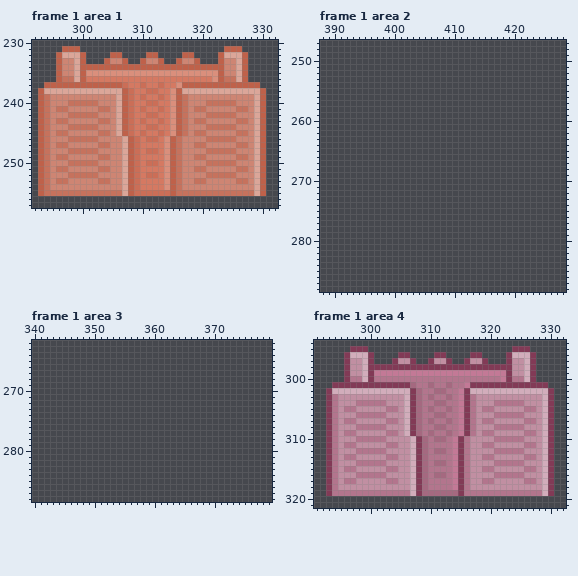
Pixel-art file: Resources/SpriteSheet.aseprite. The picture above was drawn from the file before the commit.
432x384 pixels, 13 frames. Colours within 5 levels of each other are drawn and written as one. Shown: frame 1 area 1: x 292..332, y 230..257; frame 1 area 2: x 388..428, y 247..288; frame 1 area 3: x 340..379, y 262..288; frame 1 area 4: x 291..332, y 294..321. The old version is drawn lined up with the new one, on the new canvas. The commit also changed other frames or places, which this record leaves out.
After:
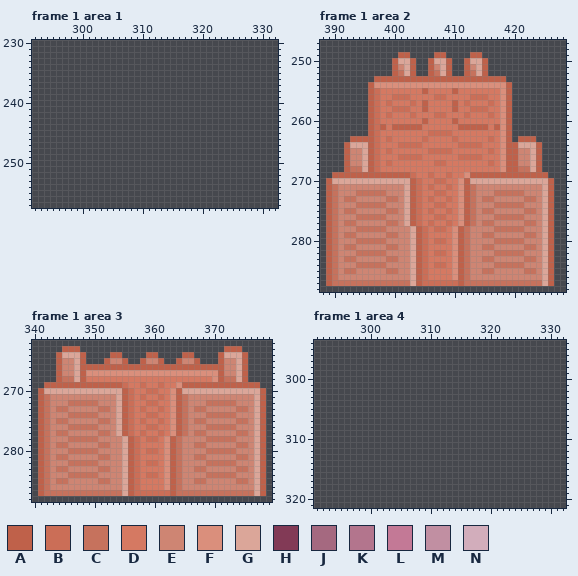
Palette (. is transparent): A #bf614a  B #cb6e57  C #c6725d  D #d57962  E #ce8573  F #da8f7c  G #dba699  H #823a56  J #a56980  K #b3758d  L #c37996  M #c18fa2  N #d2adbb
From old to new:
canvas 432x384 -> 780x384
Changed rows in their new state; - is an unchanged pixel.
Frame 1 area 1:
first column x 293:
231 ----...------------------------...----
232 ---.....----..----..----..----.....---
233 ---.....---....--....--....---.....---
234 ---................................---
235 ---................................---
236 ---................................---
237 -....................................-
238 ......................................
239 ......................................
240 ......................................
241 ......................................
242 ......................................
243 ......................................
244 ......................................
245 ......................................
246 ......................................
247 ......................................
248 ......................................
249 ......................................
250 ......................................
251 ......................................
252 ......................................
253 ......................................
254 ......................................
255 ......................................
Frame 1 area 2:
first column x 389:
249 ------------AA----AA----AA------------
250 -----------AGGA--AGGA--AGGA-----------
251 -----------AEGA--AEGA--AEGA-----------
252 -----------ACGA--ACGA--ACGA-----------
253 --------AAAAAAAAAAAAAAAAAAAAAA--------
254 -------AFFFFFFFFFFFFFFFFFFFFFFA-------
255 -------ABDDDDDDDADDDDADDDDDDDFA-------
256 -------ABDDBBBDDDDBBDDDDBBBDDFA-------
257 -------ABDBDDDBDADDDDADBDDDBDFA-------
258 -------ABDDBBBDDADDDDADDBBBDDFA-------
259 -------ABDBDDDBDDDBBDDDBDDDBDFA-------
260 -------ABDDDDDDDADDDDADDDDDDDFA-------
261 -------ABADAAAAADDDDDDAAAAADAFA-------
262 -------ABDDDDDDDDBBBBDDDDDDDDFA-------
263 ----AAAABDBDDDDDBDDDDBDDDDDBDFA-AAA---
264 ---AGGGABDDDBBBBDDDDDDBBBBDDDFAAGGGA--
265 ---AEEGABDBDDDDDDBBBBDDDDDDBDFAAEEGA--
266 ---AEEGABDDDBBBBDDDDDDBBBBDDDFAAEEGA--
267 ---AEEGABDBDDDDDDDBBDDDDDDDBDFAAEEGA--
268 ---ACCGABDDDDDDDDDDDDDDDDDDDDFAACCGA--
269 -AAAAAAAAAAAAABDDBDDBDDFAAAAAAAAAAAAA-
270 AGGGGGGGGGGGGGABDDBBDDFAGGGGGGGGGGGGGA
271 ACEEEEEEEEEEEGABDBDDBDFACEEEEEEEEEEEGA
272 ACEEECCCCCEEEGABDDBBDDFACEEECCCCCEEEGA
273 ACECCEEEEECCEGABDBDDBDFACECCEEEEECCEGA
274 ACEEECCCCCEEEGABDDBBDDFACEEECCCCCEEEGA
275 ACECCEEEEECCEGABDBDDBDFACECCEEEEECCEGA
276 ACEEECCCCCEEEGABDDBBDDFACEEECCCCCEEEGA
277 ACECCEEEEECCEGABDBDDBDFACECCEEEEECCEGA
278 ACEEECCCCCEEEEGABDBBDFACEEEECCCCCEEEGA
279 ACECCEEEEECCEEGABDDDDFACEECCEEEEECCEGA
280 ACEEECCCCCEEEEGABDBBDFACEEEECCCCCEEEGA
281 ACECCEEEEECCEEGABDDDDFACEECCEEEEECCEGA
282 ACEEECCCCCEEEEGABDBBDFACEEEECCCCCEEEGA
283 ACECCEEEEECCEEGABDDDDFACEECCEEEEECCEGA
284 ACEEECCCCCEEEEGABDBBDFACEEEECCCCCEEEGA
285 ACECCEEEEECCEEGABDDDDFACEECCEEEEECCEGA
286 ACEEEEEEEEEEEEGABDDDDFACEEEEEEEEEEEEGA
287 ACCCCCCCCCCCCCGABBBBBBACCCCCCCCCCCCCGA
Frame 1 area 3:
first column x 341:
263 ----AAA------------------------AAA----
264 ---AGGGA----AA----AA----AA----AGGGA---
265 ---AEEGA---AEEA--AEEA--AEEA---AEEGA---
266 ---AEEGAAAAAAAAAAAAAAAAAAAAAAAAEEGA---
267 ---AEEGAFFFFFFFFFFFFFFFFFFFFFFAEEGA---
268 ---ACCGADDDDDDDDDDDDDDDDDDDDDFACCGA---
269 -AAAAAAAAAAAAABDDBDDBDDFAAAAAAAAAAAAA-
270 AGGGGGGGGGGGGGABDDBBDDFAGGGGGGGGGGGGGA
271 ACEEEEEEEEEEEGABDBDDBDFACEEEEEEEEEEEGA
272 ACEEECCCCCEEEGABDDBBDDFACEEECCCCCEEEGA
273 ACECCEEEEECCEGABDBDDBDFACECCEEEEECCEGA
274 ACEEECCCCCEEEGABDDBBDDFACEEECCCCCEEEGA
275 ACECCEEEEECCEGABDBDDBDFACECCEEEEECCEGA
276 ACEEECCCCCEEEGABDDBBDDFACEEECCCCCEEEGA
277 ACECCEEEEECCEGABDBDDBDFACECCEEEEECCEGA
278 ACEEECCCCCEEEEGABDBBDFACEEEECCCCCEEEGA
279 ACECCEEEEECCEEGABDDDDFACEECCEEEEECCEGA
280 ACEEECCCCCEEEEGABDBBDFACEEEECCCCCEEEGA
281 ACECCEEEEECCEEGABDDDDFACEECCEEEEECCEGA
282 ACEEECCCCCEEEEGABDBBDFACEEEECCCCCEEEGA
283 ACECCEEEEECCEEGABDDDDFACEECCEEEEECCEGA
284 ACEEECCCCCEEEEGABDBBDFACEEEECCCCCEEEGA
285 ACECCEEEEECCEEGABDDDDFACEECCEEEEECCEGA
286 ACEEEEEEEEEEEEGABDDDDFACEEEEEEEEEEEEGA
287 ACCCCCCCCCCCCCGABBBBBBACCCCCCCCCCCCCGA
Frame 1 area 4:
first column x 293:
295 ----...------------------------...----
296 ---.....----..----..----..----.....---
297 ---.....---....--....--....---.....---
298 ---................................---
299 ---................................---
300 ---................................---
301 -....................................-
302 ......................................
303 ......................................
304 ......................................
305 ......................................
306 ......................................
307 ......................................
308 ......................................
309 ......................................
310 ......................................
311 ......................................
312 ......................................
313 ......................................
314 ......................................
315 ......................................
316 ......................................
317 ......................................
318 ......................................
319 ......................................
Where, in picture pixels (left, top, right, bottom), the same in both pictures:
erased: (38, 46, 266, 196)
added: (326, 52, 554, 286)
added: (38, 346, 266, 496)
erased: (326, 346, 554, 496)
